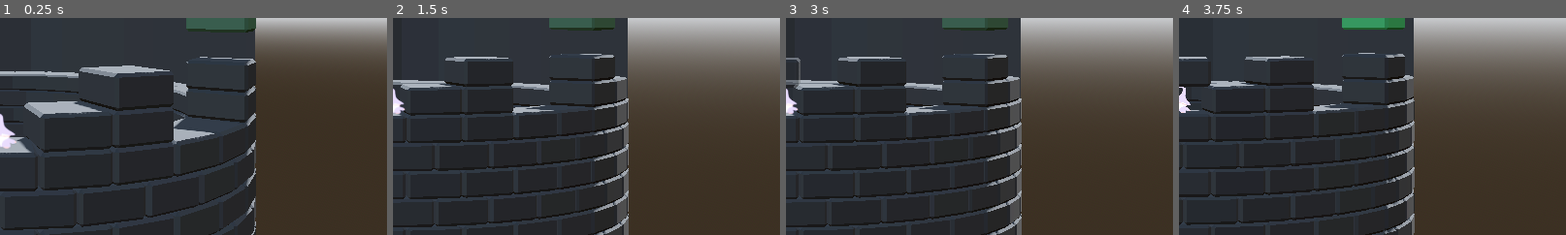
Above: before the commit, frames 1-4 (left to right).
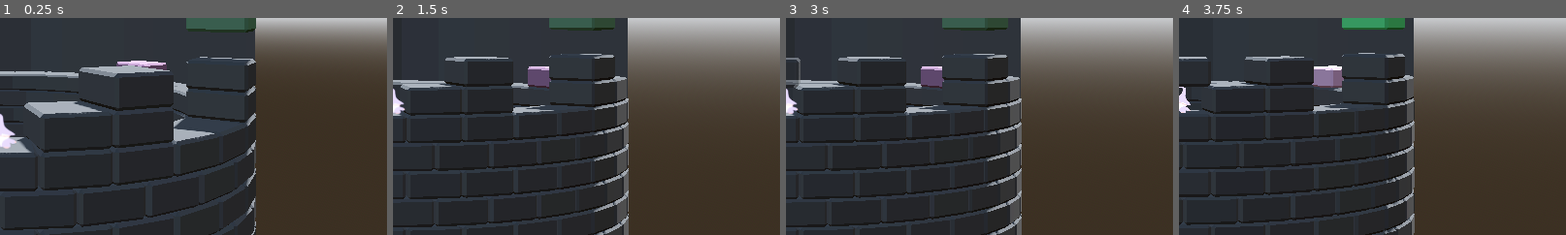
Above: after the commit, the same moments.

Repository: fennylol/cycloparallax
Game: Godot game, scene res://0_Kingdom/TheKingdom.tscn
Two runs of this game, one before a commit and one after it. Both use one fixed random seed, a clock stepped at 60 frames per second and the inputs below.
Inputs:
- Up to frame 1 (0.25 s): no input
- Up to frame 2 (1.5 s): tap Enter at 0.5 s; hold D (move_right) 0.53-1.28 s; tap Shift (perspective_spell) at 0.6, 1.35 s; tap Space (jump) at 0.77 s; hold Down (place_down) from 1.28 s (still down)
- Up to frame 3 (3 s): tap Space (jump) at 1.52 s; release Down (place_down) at 2.03 s; hold D (move_right) 2.03-2.78 s; tap Shift (perspective_spell) at 2.1, 2.85 s; hold Up (place_up) from 2.78 s (still down)
- Up to frame 4 (3.75 s): tap Space (jump) at 3.02 s; release Up (place_up) at 3.53 s; hold A (move_left) from 3.53 s (still down); tap Shift (perspective_spell) at 3.6 s
The pictures show only the part of the screen within x 50-100%, y 50-100%; the shares and areas given below are measured in that part.

The runs differ from the first frame. In frame 1, 0.3% of the frame differs, in the area x 30-44%, y 19-25%; in frame 2, 0.6%; in frame 3, 0.6%; in frame 4, 0.8%, in the area x 34-43%, y 21-34%.

Commit message:
gateway platform added

Diff:
--- a/3_Wizard/TheWizard.tscn
+++ b/3_Wizard/TheWizard.tscn
@@ -6,7 +6,7 @@
 [sub_resource type="BoxShape3D" id="BoxShape3D_0mqiu"]
 size = Vector3(0.4, 0.475, 0.4)
 
-[node name="TinyWizard" type="CharacterBody3D" unique_id=1995506518]
+[node name="TinyWizard" type="CharacterBody3D" unique_id=1995506518 groups=["Player"]]
 axis_lock_linear_x = true
 axis_lock_linear_z = true
 axis_lock_angular_x = true
--- /dev/null
+++ b/4_Blocks/gateway/GatewayPlatform.tscn
@@ -0,0 +1,32 @@
+[gd_scene format=3 uid="uid://crditdsq2cupc"]
+
+[ext_resource type="Script" uid="uid://bpxdtsen4c3vs" path="res://4_Blocks/gateway/gateway.gd" id="1_npnpk"]
+[ext_resource type="ArrayMesh" uid="uid://dhg0bddgo0j8d" path="res://4_Blocks/platform_mesh.tres" id="2_y5y4h"]
+
+[sub_resource type="StandardMaterial3D" id="StandardMaterial3D_7vemd"]
+albedo_color = Color(0.6039216, 0.44313726, 0.57254905, 1)
+
+[sub_resource type="BoxShape3D" id="BoxShape3D_5nxeg"]
+size = Vector3(1, 0.5, 1)
+
+[node name="GatewayPlatform" type="StaticBody3D" unique_id=1873968233 groups=["Ground"]]
+transform = Transform3D(1, 0, 0, 0, 1, 0, 0, 0, 1, 0, 0, 4.75)
+script = ExtResource("1_npnpk")
+
+[node name="Mesh" type="MeshInstance3D" parent="." unique_id=734079890]
+transform = Transform3D(1, 0, 0, 0, 1, 0, 0, 0, 1, 0, -0.25, 0)
+mesh = ExtResource("2_y5y4h")
+surface_material_override/0 = SubResource("StandardMaterial3D_7vemd")
+
+[node name="CollisionShape" type="CollisionShape3D" parent="." unique_id=1754133998]
+transform = Transform3D(1, 0, 0, 0, 1, 0, 0, 0, 1, 0, -0.25, 0)
+shape = SubResource("BoxShape3D_5nxeg")
+
+[node name="OrthogonalArea" type="Area3D" parent="." unique_id=1057481341]
+
+[node name="OrthogonalCollisionShape" type="CollisionShape3D" parent="OrthogonalArea" unique_id=84111106]
+transform = Transform3D(1, 0, 0, 0, 1, 0, 0, 0, 1, 0, -0.25, -9.5)
+shape = SubResource("BoxShape3D_5nxeg")
+disabled = true
+
+[connection signal="body_entered" from="OrthogonalArea" to="." method="_on_orthogonal_area_body_entered"]
--- /dev/null
+++ b/4_Blocks/gateway/gateway.gd
@@ -0,0 +1,22 @@
+extends StaticBody3D
+
+@onready var MainCollider      : CollisionShape3D = $CollisionShape
+@onready var OrthogonalArea    : Area3D           = $OrthogonalArea
+@onready var OrthogonalCollider: CollisionShape3D = $OrthogonalArea/OrthogonalCollisionShape
+@onready var GatewayMesh       : MeshInstance3D   = $Mesh
+const INACTIVE_COLOR: Color = Color("9a7192") # oklch(0.6 0.07 150)
+const ACTIVE_COLOR  : Color = Color("daadd1") # oklch(0.8 0.17 150)
+const OPEN_ALPHA    : float = 0.25
+
+func _ready() -> void: TheLawsOfTheLand.perspective_changed.connect(_on_perspective_changed)
+func _on_perspective_changed(Orthogonal: bool) -> void:
+	if not MainCollider.disabled:
+		OrthogonalCollider.disabled = not Orthogonal
+		GatewayMesh.get_surface_override_material(0).albedo_color = ACTIVE_COLOR if Orthogonal else INACTIVE_COLOR
+func _on_orthogonal_area_body_entered(body: Node3D) -> void:
+	if not MainCollider.disabled and body.is_in_group("Player") and TheLawsOfTheLand.Perspective:
+		var mat : StandardMaterial3D = GatewayMesh.get_surface_override_material(0).duplicate(true)
+		mat.transparency = BaseMaterial3D.TRANSPARENCY_ALPHA
+		mat.albedo_color.a = OPEN_ALPHA
+		GatewayMesh.set_surface_override_material(0, mat)
+		MainCollider.disabled = true
--- a/4_Blocks/level_ring.gd
+++ b/4_Blocks/level_ring.gd
@@ -2,24 +2,28 @@
 class_name LevelRingNode
 
 var HoldingBlock: Node3D
+const HOLD_ALPHA: float = 0.5
 
 enum BlockTypes {
 	PLT_AIR,
 	OBJ_BGN, OBJ_END, OBJ_MSC,
 	PLT_STN, ITM_STN,
-	PLT_PLX, ITM_PLX
+	PLT_PLX, ITM_PLX,
+	PLT_GTW, ITM_GTW
 	}
 enum {
 	PLT_AIR,
 	OBJ_BGN, OBJ_END, OBJ_MSC,
 	PLT_STN, ITM_STN,
-	PLT_PLX, ITM_PLX
+	PLT_PLX, ITM_PLX,
+	PLT_GTW, ITM_GTW
 	}
 const Blocks: Array[PackedScene] = [
 	null,
 	null, null, null,
-	preload("res://4_Blocks/stone/StonePlatform.tscn"), null,
-	preload("res://4_Blocks/parallax/ParallaxPlatform.tscn"), null
+	preload("res://4_Blocks/stone/StonePlatform.tscn"),       null,
+	preload("res://4_Blocks/parallax/ParallaxPlatform.tscn"), null,
+	preload("res://4_Blocks/gateway/GatewayPlatform.tscn"),   null
 ]
 
 const LEVELS: Array[Array] = [
@@ -51,7 +55,7 @@
 	HoldingBlock = _place_block(pos, type)
 	var mat : StandardMaterial3D = HoldingBlock.get_child(0).get_surface_override_material(0).duplicate(true)
 	mat.transparency = BaseMaterial3D.TRANSPARENCY_ALPHA
-	mat.albedo_color.a = 0.5
+	mat.albedo_color.a = HOLD_ALPHA
 	HoldingBlock.get_child(0).set_surface_override_material(0, mat)
 	HoldingBlock.get_child(1).disabled = true
 
@@ -127,7 +131,7 @@
 	[PLT_STN], #  8 <-> 24
 	[PLT_STN], #  9 <-> 25
 	[PLT_STN], # 10 <-> 26
-	[PLT_STN], # 11 <-> 27
+	[PLT_STN, PLT_GTW], # 11 <-> 27
 	[PLT_STN], # 12 <-> 28
 	[PLT_STN], # 13 <-> 29
 	[PLT_STN], # 14 <-> 30
--- a/4_Blocks/parallax/parallax.gd
+++ b/4_Blocks/parallax/parallax.gd
@@ -6,7 +6,6 @@
 const ACTIVE_COLOR  : Color = Color("5edb81") # oklch(0.8 0.17 150)
 
 func _ready() -> void: TheLawsOfTheLand.perspective_changed.connect(_on_perspective_changed)
-
 func _on_perspective_changed(Orthogonal: bool) -> void:
 	OrthogonalPlatform.disabled = not Orthogonal
 	ParallaxMesh.get_surface_override_material(0).albedo_color = ACTIVE_COLOR if Orthogonal else INACTIVE_COLOR
--- a/project.godot
+++ b/project.godot
@@ -22,6 +22,7 @@
 [global_group]
 
 Ground="Floor that can be walked on"
+Player=""
 
 [input]
 
@@ -48,7 +49,7 @@
 , Object(InputEventJoypadButton,"resource_local_to_scene":false,"resource_name":"","device":-1,"button_index":9,"pressure":0.0,"pressed":true,"script":null)
 ]
 }
-cancel_placement={
+placement_spell={
 "deadzone": 0.2,
 "events": [Object(InputEventKey,"resource_local_to_scene":false,"resource_name":"","device":-1,"window_id":0,"alt_press …(192 unchanged characters)…
 , Object(InputEventJoypadMotion,"resource_local_to_scene":false,"resource_name":"","device":-1,"axis":5,"axis_value":1.0,"script":null)
@@ -104,6 +105,15 @@
 , Object(InputEventJoypadButton,"resource_local_to_scene":false,"resource_name":"","device":-1,"button_index":12,"pressure":0.0,"pressed":true,"script":null)
 ]
 }
+cancel_placement={
+"deadzone": 0.2,
+"events": [Object(InputEventKey,"resource_local_to_scene":false,"resource_name":"","device":-1,"window_id":0,"alt_pressed":false,"shift_pressed":false,"ctrl_pressed":false,"meta_pressed":false,"pressed":false,"keycode":0,"physical_keycode":83,"key_label":0,"unicode":115,"location":0,"echo":false,"script":null)
+, Object(InputEventJoypadMotion,"resource_local_to_scene":false,"resource_name":"","device":-1,"axis":5,"axis_value":1.0,"script":null)
+, Object(InputEventJoypadButton,"resource_local_to_scene":false,"resource_name":"","device":-1,"button_index":10,"pressure":0.0,"pressed":true,"script":null)
+, Object(InputEventKey,"resource_local_to_scene":false,"resource_name":"","device":-1,"window_id":0,"alt_pressed":false,"shift_pressed":false,"ctrl_pressed":false,"meta_pressed":false,"pressed":false,"keycode":0,"physical_keycode":4194326,"key_label":0,"unicode":0,"location":0,"echo":false,"script":null)
+, Object(InputEventKey,"resource_local_to_scene":false,"resource_name":"","device":-1,"window_id":0,"alt_pressed":false,"shift_pressed":false,"ctrl_pressed":false,"meta_pressed":false,"pressed":false,"keycode":0,"physical_keycode":4194326,"key_label":0,"unicode":0,"location":0,"echo":false,"script":null)
+]
+}
 
 [physics]
 
Not shown, added: 4_Blocks/gateway/gateway.gd.uid
